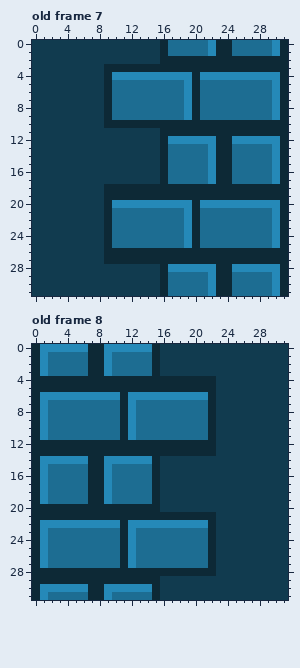
One commit to this pixel-art file: TexM/MapM.aseprite. The first picture shows the starting point.
32x32 pixels, 14 frames. Shown: old frame 7, old frame 8. The commit also changed other frames, which this record leaves out.
New version:
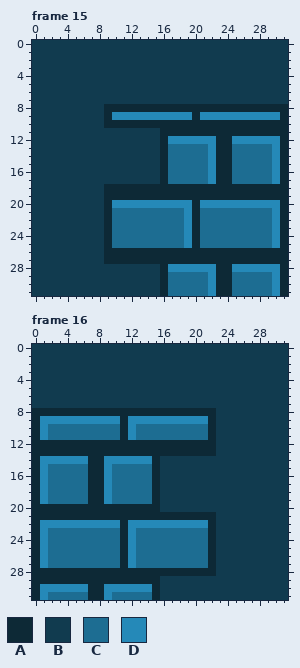
Palette (. is transparent): A #0d2936  B #113b4f  C #1d6d92  D #2589b8
A new or re-ordered frame is compared with the old frame closest to it.
The edit:
frames 14 -> 16
Changed rows in their new state; - is an unchanged pixel.
Frame 15 is new; against old frame 7, layer "Layer 1":
first column x 9:
 0 -------BBBBBBBBBBBBBBBB
 1 -------BBBBBBBBBBBBBBBB
 2 -------BBBBBBBBBBBBBBBB
 3 BBBBBBBBBBBBBBBBBBBBBBB
 4 BBBBBBBBBBBBBBBBBBBBBBB
 5 BBBBBBBBBBBBBBBBBBBBBBB
 6 BBBBBBBBBBBBBBBBBBBBBBB
 7 BBBBBBBBBBBBBBBBBBBBBBB
 8 -AAAAAAAAAA-AAAAAAAAAA-
 9 -DDDDDDDDD--DDDDDDDDD--
Frame 16 is new; against old frame 8, layer "Layer 1":
first column x 0:
 0 BBBBBBBBBBBBBBBB-------
 1 BBBBBBBBBBBBBBBB-------
 2 BBBBBBBBBBBBBBBB-------
 3 BBBBBBBBBBBBBBBB-------
 4 BBBBBBBBBBBBBBBBBBBBBBB
 5 BBBBBBBBBBBBBBBBBBBBBBB
 6 BBBBBBBBBBBBBBBBBBBBBBB
 7 BBBBBBBBBBBBBBBBBBBBBBB
 8 -AAAAAAAAAA-AAAAAAAAAA-
 9 --DDDDDDDDD--DDDDDDDDD-
Boxes around the changes in both pictures, in picture pixels (x1, y1, x2, y2):
changed: (104, 40, 288, 120)
changed: (32, 344, 216, 424)
